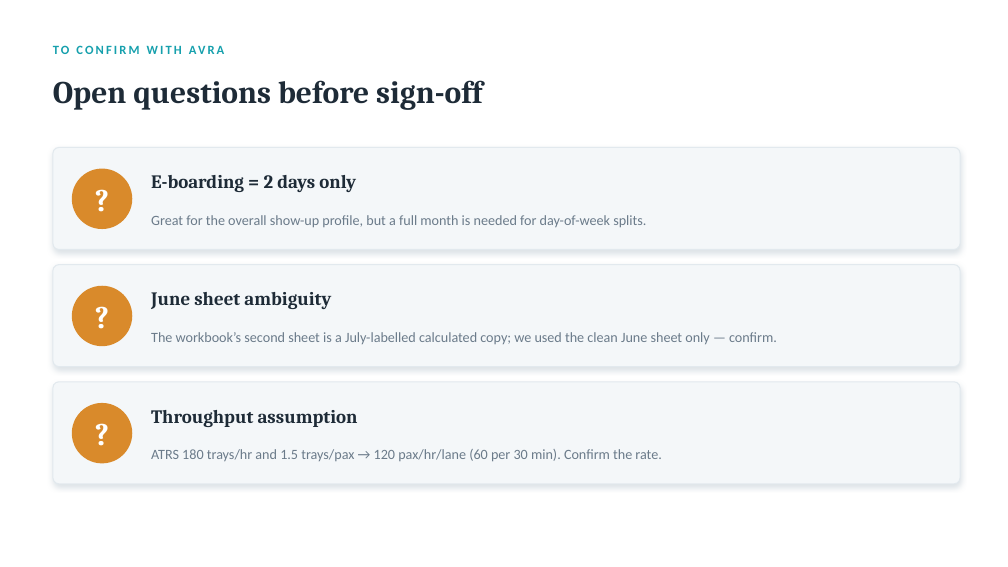
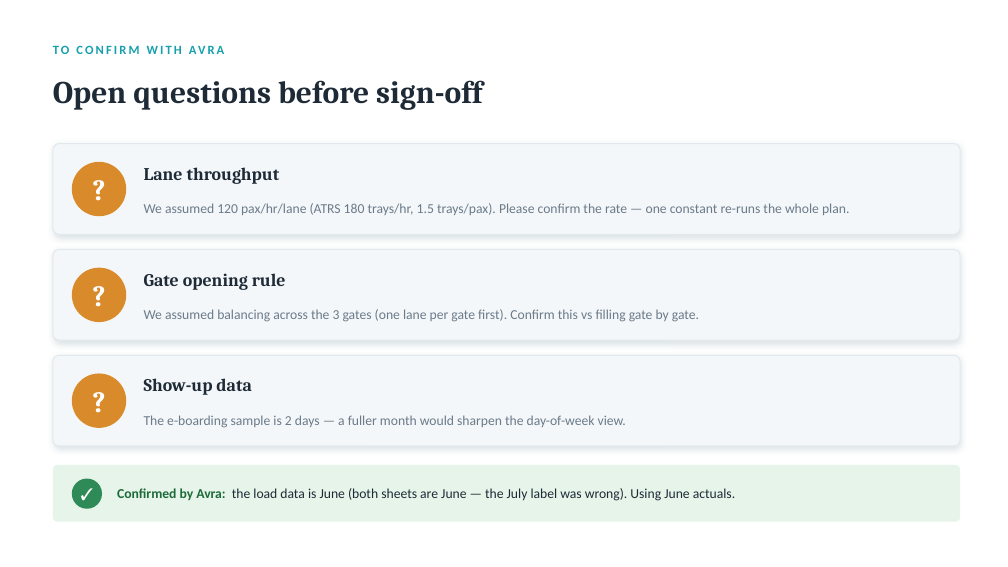
Before and after one commit to hrithika-M/aegis, a slide deck: slide 13 of POD2/POD2_Entry_Overview.pptx. Drawn at 1008x567 pixels with LibreOffice and Linux fonts; fonts in the diff are those of the drawing. Boxes give left, top, right and bottom in pixels: in the first picture for what was removed or moved away, otherwise in the second. Text is boxed around its words. In the diff, an @@ line names an element or a change of style, - is before the commit and + after.

```diff
--- a/POD2/POD2_Entry_Overview.pptx
+++ b/POD2/POD2_Entry_Overview.pptx
@@ rounded rectangle: place and size @@
-rounded rectangle at (53,147,960,250)
+rounded rectangle at (53,144,960,234)
@@ rounded rectangle: place and size @@
-rounded rectangle at (72,169,132,229)
+rounded rectangle at (72,162,126,216)
@@ text "?": place and size @@
-text "?" at (72,169,132,229)
+text "?" at (72,162,126,216)
@@ text at (144,167,280,184): text changed; size 18 to 17 pt @@
-E-boarding = 2 days only
+Lane throughput
@@ text at (144,203,849,215): text changed; size 13.5 to 13 pt @@
-Great for the overall show-up profile, but a full month is needed for day-of-week splits.
+We assumed 120 pax/hr/lane (ATRS 180 trays/hr, 1.5 trays/pax). Please confirm the rate — one constant re-runs the whole plan.
@@ rounded rectangle: place and size @@
-rounded rectangle at (53,265,960,367)
+rounded rectangle at (53,250,960,340)
@@ rounded rectangle: place and size @@
-rounded rectangle at (72,286,132,346)
+rounded rectangle at (72,268,126,322)
@@ text "?": place and size @@
-text "?" at (72,286,132,346)
+text "?" at (72,268,126,322)
@@ text at (144,273,286,290): text changed; size 18 to 17 pt @@
-June sheet ambiguity
+Gate opening rule
@@ text at (144,309,699,322): text changed; size 13.5 to 13 pt @@
-The workbook’s second sheet is a July-labelled calculated copy; we used the clean June sheet only — confirm.
+We assumed balancing across the 3 gates (one lane per gate first). Confirm this vs filling gate by gate.
@@ proportions changed in 3 elements at (53,144,960,234), (53,250,960,340), (53,355,960,446) @@
@@ rounded rectangle: place and size @@
-rounded rectangle at (53,382,960,484)
+rounded rectangle at (53,355,960,446)
@@ size 30 to 28 pt in 3 elements at (72,162,126,216), (72,268,126,322), (72,374,126,428) @@
@@ rounded rectangle: place and size @@
-rounded rectangle at (72,403,132,464)
+rounded rectangle at (72,374,126,428)
@@ text "?": place and size @@
-text "?" at (72,403,132,464)
+text "?" at (72,374,126,428)
@@ text at (144,378,251,395): text changed; size 18 to 17 pt @@
-Throughput assumption
+Show-up data
@@ text at (144,415,626,428): text changed; size 13.5 to 13 pt @@
-ATRS 180 trays/hr and 1.5 trays/pax → 120 pax/hr/lane (60 per 30 min). Confirm the rate.
+The e-boarding sample is 2 days — a fuller month would sharpen the day-of-week view.
@@ rounded rectangle added at (53,465,960,522), fill #E6F4EA @@
@@ ellipse added at (72,479,102,509), fill #2E8B57 @@
@@ text added at (72,479,102,509), 16 pt, text #FFFFFF, bold @@
+✓
@@ text added at (117,488,735,501), 13 pt, text #1E2B37 @@
+Confirmed by Avra: the load data is June (both sheets are June — the July label was wrong). Using June actuals.
```
Also in this commit, not shown: 4 other files.
